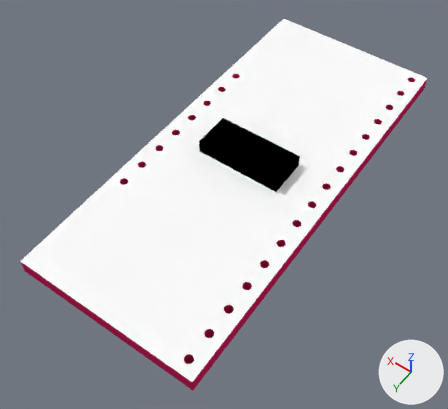
The Blender file products/9056/geometry_edit_blender/9056.blend: old version first, new version second.
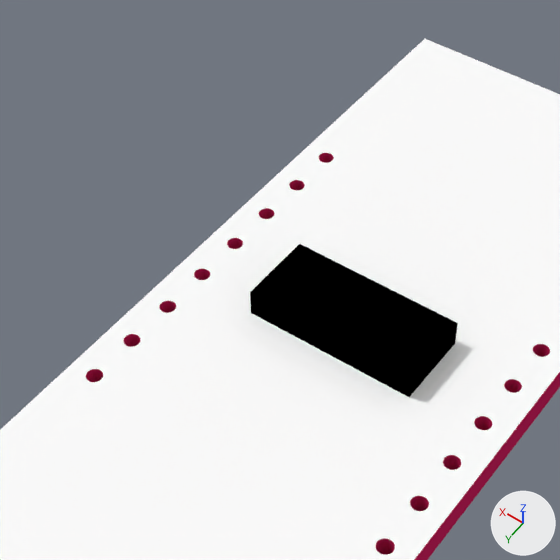
Old and new are each drawn whole from a camera (50 mm lens) standing at (-20.9, 33.2, 43.3) and looking at (-0.2, 4.2, -2.4) and again close up on the part from 17% to 78% of the width and 0% to 66% of the height. The axes (+X, +Y, +Z) are drawn at lower right. The lights are the same throughout.

Objects in the first close-up: 'BOB 09056'.
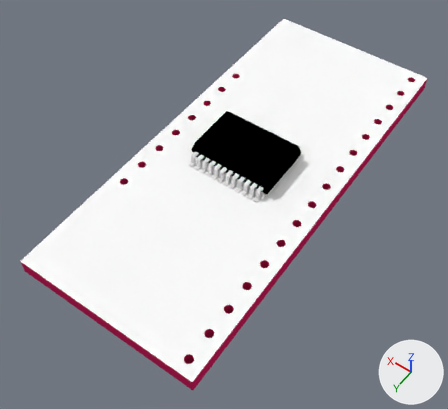
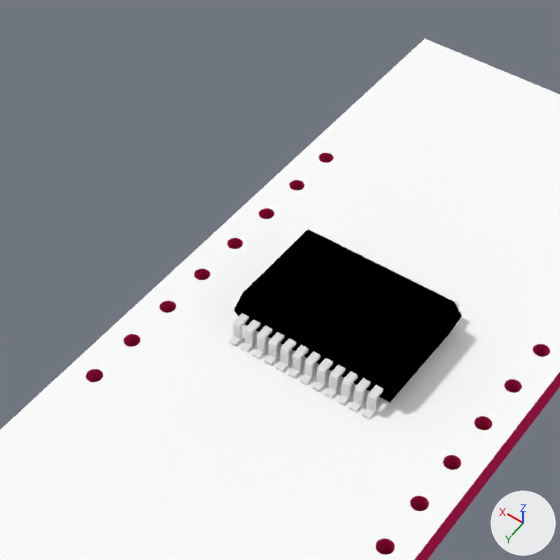
Boxes [x1, y1, x2, y2] around the edits, measured in the close-ups (560 x 560 px):
```json
{"part": 1, "of": "me_bob_09056", "change": "built on", "before": [231, 226, 480, 420], "after": [229, 230, 462, 419]}
```

Edits to the scene script, one JSON object a line:
```json
{"op": "add", "block": "mat_pads_001", "code": ["mat_pads_001 = diffuse_material('pads.001')", "mat_pads_001.base_color = (0.8, 0.8, 0.8)  # white #e7e7e7"]}
{"block": "me_bob_09056", "where": "# used by ob_bob_09056; location = (0.0, 0.0, 0.0); rotation_euler = (1.571, 0.0, 0.0), in degrees (90, 0, 0)"}
{"op": "remove", "block": "me_bob_09056", "code": "me_bob_09056.from_pydata(...)  # 1821 vertices, 918 faces; spans x -8.9..8.9, y -1.5..1.5, z -20.3..20.3"}
{"op": "add", "block": "me_bob_09056", "code": "me_bob_09056.from_pydata(...)  # 3623 vertices, 1873 faces; spans x -8.9..8.9, y -1.5..2.1, z -20.3..20.3"}
{"block": "me_bob_09056", "change": "me_bob_09056 part 1: 10 vertices removed from x -4.3..4.3, y 0.1..1.5, z -1.9..1.9; 1812 vertices added at x -4.1..4.4, y 0.1..2.1, z -3.9..3.7"}
{"op": "add", "block": "me_bob_09056", "code": "me_bob_09056.materials.append(mat_pads_001)  # white #e7e7e7"}
```
